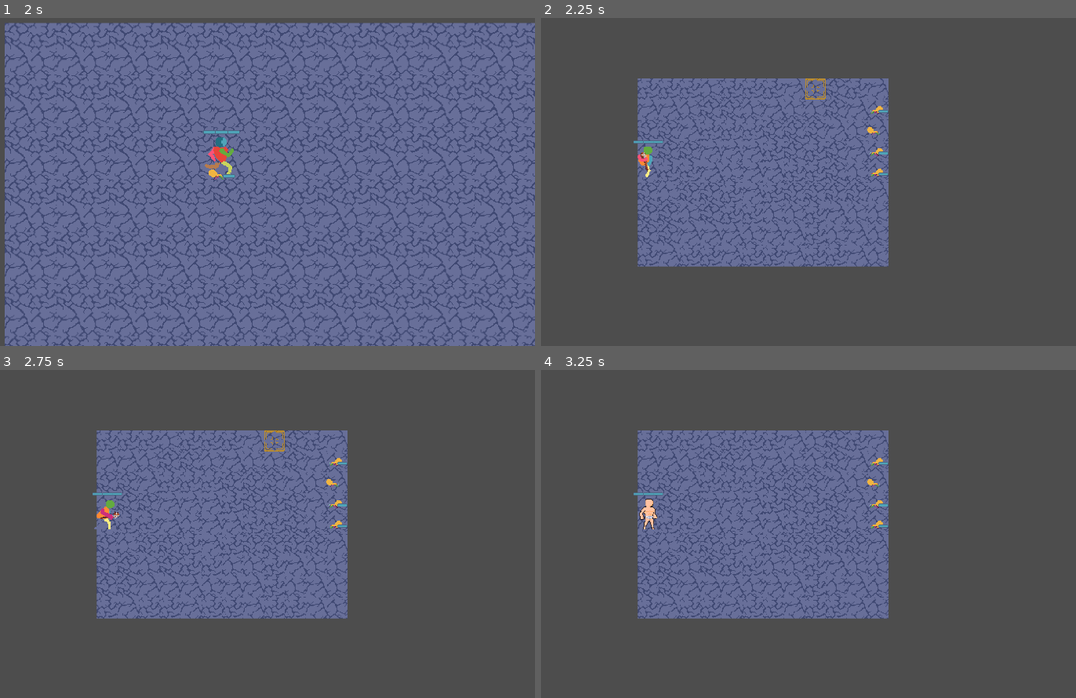
Above: before the commit, frames 1-4 (two rows, left to right).
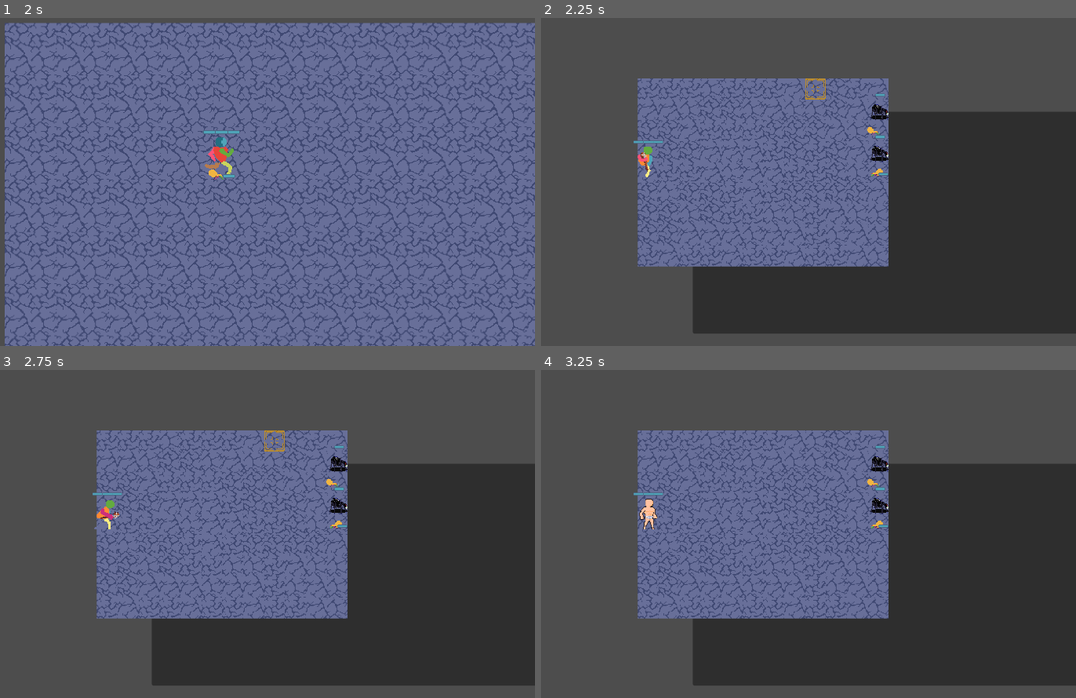
Above: after the commit, the same moments.

Repository: Naitais/battle-and-exploration-mode
Game: Godot game, scene res://scenes/main.tscn
The game is run twice, just before and just after one commit, with the same random seed, the same clock (stepped at 60 frames per second) and the same inputs.
Inputs (mouse positions are in pixels of both pictures, inside the frame that each line leads up to):
- Up to frame 1 (2 s): tap Enter at 0.5 s; move the mouse to (219, 175) at 0.52 s; press the mouse at (219, 175) at 0.53 s; hold D (right) 0.53-1.28 s; move the mouse to (219, 175) at 1.27 s; release the mouse at (219, 175) at 1.28 s; hold S (down) from 1.28 s (still down); click (219, 175) at 1.35 s
- Up to frame 2 (2.25 s): move the mouse to (824, 93) at 2.02 s; release S (down) at 2.03 s; press the mouse at (824, 93) at 2.03 s; hold D (right) from 2.03 s (still down)
- Up to frame 3 (2.75 s): keep holding D (right)
- Up to frame 4 (3.25 s): release D (right) at 2.75 s; release the mouse at (824, 445) at 2.75 s; click (931, 573) at 2.77 s

Frame 1 is identical in both runs. In frame 2, 31% of the frame differs, in the area x 28-100%, y 23-97%; in frame 3, 31%; in frame 4, 31%.

Commit message:
working on turn logic in combat state

Diff:
--- a/mob_pack.gd
+++ b/mob_pack.gd
@@ -17,9 +17,8 @@
 #venomweaver
 
 var mobs_and_paths: Dictionary = {
-	"spider": "res://scenes/spiderling.tscn",
+	"spider": "res://scenes/spider.tscn",
 	"spiderling": "res://scenes/spiderling.tscn",
-	"goblin": "res://scenes/spiderling.tscn"
 	}
 
 # Called when the node enters the scene tree for the first time.
@@ -30,7 +29,7 @@
 	#print("mobpack roaming mob ",roaming_mob)
 	#print("mobpack mobs ",instantiated_mobs)
 # Called every frame. 'delta' is the elapsed time since the previous frame.
-func _process(delta):
+func _process(_delta):
 
 	if GlobalVar.exploration_mode:
 		set_ui_position()
--- /dev/null
+++ b/scenes/Button.gd
@@ -0,0 +1,13 @@
+extends Button
+
+# Called when the node enters the scene tree for the first time.
+func _ready():
+	pass # Replace with function body.
+
+# Called every frame. 'delta' is the elapsed time since the previous frame.
+func _process(delta):
+	pass
+
+
+func _on_pressed():
+	pass # Replace with function body.
--- a/scenes/game_world.tscn
+++ b/scenes/game_world.tscn
@@ -6,6 +6,7 @@
 [ext_resource type="PackedScene" uid="uid://kgtxgpf05tf7" path="res://scenes/ui.tscn" id="5_idnic"]
 [ext_resource type="Script" path="res://scripts/ui.gd" id="6_ex5rh"]
 [ext_resource type="Script" path="res://scripts/combat_mode_state.gd" id="6_l5yep"]
+[ext_resource type="Script" path="res://scenes/Button.gd" id="7_2vjqv"]
 
 [node name="gameWorld" type="Node2D"]
 script = ExtResource("1_e2akv")
@@ -30,3 +31,12 @@
 [node name="mobPacks" type="Node2D" parent="."]
 
 [node name="combatMobsContainer" type="Node2D" parent="."]
+
+[node name="Button" type="Button" parent="."]
+offset_left = 84.0
+offset_top = 51.0
+offset_right = 809.0
+offset_bottom = 391.0
+script = ExtResource("7_2vjqv")
+
+[connection signal="pressed" from="Button" to="StateMachine/CombatModeState" method="_on_button_pressed"]
--- a/scenes/player.tscn
+++ b/scenes/player.tscn
@@ -10,6 +10,7 @@
 [ext_resource type="Script" path="res://scripts/attack_state.gd" id="8_b6fae"]
 [ext_resource type="Script" path="res://scripts/move_state.gd" id="9_o5los"]
 [ext_resource type="Script" path="res://scripts/hurt_state.gd" id="10_ffmv8"]
+[ext_resource type="Script" path="res://scripts/pathfind_state.gd" id="11_8msbo"]
 [ext_resource type="PackedScene" uid="uid://3irbhf3kcg6a" path="res://scenes/hitpoints_container.tscn" id="12_h5lg5"]
 [ext_resource type="PackedScene" uid="uid://crgass4c8kjy0" path="res://scenes/empty_hitpoints_container.tscn" id="13_nkxty"]
 
@@ -481,6 +482,10 @@
 animation_name = "take_damage"
 hitpoints_container = NodePath("../../hitpoints_container")
 
+[node name="PathfindState" type="Node" parent="StateMachine" index="4" node_paths=PackedStringArray("actor")]
+script = ExtResource("11_8msbo")
+actor = NodePath("../..")
+
 [node name="empty_hitpoints_container" parent="." index="8" node_paths=PackedStringArray("actor", "empty_hitpoints_container") instance=ExtResource("13_nkxty")]
 offset_left = -24.0
 offset_top = -49.0
--- a/scenes/spider.tscn
+++ b/scenes/spider.tscn
@@ -287,7 +287,7 @@
 [node name="spider" instance=ExtResource("1_4igrd")]
 position = Vector2(-2, -27)
 max_hitpoints = 1
-hitpoints = 2
+hitpoints = 1
 speed = 15
 type = " arachnid"
 
--- a/scenes/spiderling.tscn
+++ b/scenes/spiderling.tscn
@@ -7,6 +7,72 @@
 [sub_resource type="CapsuleShape2D" id="CapsuleShape2D_c2ml3"]
 radius = 1.0
 height = 16.0
+
+[sub_resource type="Animation" id="Animation_q1xqn"]
+length = 0.001
+tracks/0/type = "value"
+tracks/0/imported = false
+tracks/0/enabled = true
+tracks/0/path = NodePath("AnimatedSprite2D:animation")
+tracks/0/interp = 1
+tracks/0/loop_wrap = true
+tracks/0/keys = {
+"times": PackedFloat32Array(0),
+"transitions": PackedFloat32Array(1),
+"update": 1,
+"values": [&"idle"]
+}
+tracks/1/type = "value"
+tracks/1/imported = false
+tracks/1/enabled = true
+tracks/1/path = NodePath("AnimatedSprite2D:frame")
+tracks/1/interp = 1
+tracks/1/loop_wrap = true
+tracks/1/keys = {
+"times": PackedFloat32Array(0),
+"transitions": PackedFloat32Array(1),
+"update": 1,
+"values": [0]
+}
+tracks/2/type = "value"
+tracks/2/imported = false
+tracks/2/enabled = true
+tracks/2/path = NodePath("AnimatedSprite2D:self_modulate")
+tracks/2/interp = 1
+tracks/2/loop_wrap = true
+tracks/2/keys = {
+"times": PackedFloat32Array(0),
+"transitions": PackedFloat32Array(1),
+"update": 0,
+"values": [Color(1, 1, 1, 1)]
+}
+
+[sub_resource type="Animation" id="Animation_nyiyr"]
+resource_name = "spiderling_basic_attack"
+tracks/0/type = "value"
+tracks/0/imported = false
+tracks/0/enabled = true
+tracks/0/path = NodePath("AnimatedSprite2D:animation")
+tracks/0/interp = 1
+tracks/0/loop_wrap = true
+tracks/0/keys = {
+"times": PackedFloat32Array(0),
+"transitions": PackedFloat32Array(1),
+"update": 1,
+"values": [&"idle"]
+}
+tracks/1/type = "value"
+tracks/1/imported = false
+tracks/1/enabled = true
+tracks/1/path = NodePath("AnimatedSprite2D:frame")
+tracks/1/interp = 1
+tracks/1/loop_wrap = true
+tracks/1/keys = {
+"times": PackedFloat32Array(0),
+"transitions": PackedFloat32Array(1),
+"update": 1,
+"values": [0]
+}
 
 [sub_resource type="Animation" id="Animation_ju61k"]
 resource_name = "take_damage"
@@ -47,72 +113,6 @@
 "values": [Color(1, 1, 1, 1), Color(1, 0, 0, 1), Color(1, 1, 1, 1), Color(1, 0, 0, 1), Color(1, 1, 1, 1)]
 }
 
-[sub_resource type="Animation" id="Animation_q1xqn"]
-length = 0.001
-tracks/0/type = "value"
-tracks/0/imported = false
-tracks/0/enabled = true
-tracks/0/path = NodePath("AnimatedSprite2D:animation")
-tracks/0/interp = 1
-tracks/0/loop_wrap = true
-tracks/0/keys = {
-"times": PackedFloat32Array(0),
-"transitions": PackedFloat32Array(1),
-"update": 1,
-"values": [&"idle"]
-}
-tracks/1/type = "value"
-tracks/1/imported = false
-tracks/1/enabled = true
-tracks/1/path = NodePath("AnimatedSprite2D:frame")
-tracks/1/interp = 1
-tracks/1/loop_wrap = true
-tracks/1/keys = {
-"times": PackedFloat32Array(0),
-"transitions": PackedFloat32Array(1),
-"update": 1,
-"values": [0]
-}
-tracks/2/type = "value"
-tracks/2/imported = false
-tracks/2/enabled = true
-tracks/2/path = NodePath("AnimatedSprite2D:self_modulate")
-tracks/2/interp = 1
-tracks/2/loop_wrap = true
-tracks/2/keys = {
-"times": PackedFloat32Array(0),
-"transitions": PackedFloat32Array(1),
-"update": 0,
-"values": [Color(1, 1, 1, 1)]
-}
-
-[sub_resource type="Animation" id="Animation_nyiyr"]
-resource_name = "spiderling_basic_attack"
-tracks/0/type = "value"
-tracks/0/imported = false
-tracks/0/enabled = true
-tracks/0/path = NodePath("AnimatedSprite2D:animation")
-tracks/0/interp = 1
-tracks/0/loop_wrap = true
-tracks/0/keys = {
-"times": PackedFloat32Array(0),
-"transitions": PackedFloat32Array(1),
-"update": 1,
-"values": [&"idle"]
-}
-tracks/1/type = "value"
-tracks/1/imported = false
-tracks/1/enabled = true
-tracks/1/path = NodePath("AnimatedSprite2D:frame")
-tracks/1/interp = 1
-tracks/1/loop_wrap = true
-tracks/1/keys = {
-"times": PackedFloat32Array(0),
-"transitions": PackedFloat32Array(1),
-"update": 1,
-"values": [0]
-}
-
 [sub_resource type="AnimationLibrary" id="AnimationLibrary_qf6fe"]
 _data = {
 "RESET": SubResource("Animation_q1xqn"),
--- a/scripts/TileMap.gd
+++ b/scripts/TileMap.gd
@@ -2,11 +2,11 @@
 
 var grid_x: int = 12
 var grid_y: int = 9
-var selected_tile
-var map_dictionary = {}
+var selected_tile: Vector2
+var map_dictionary: Dictionary = {}
 
 func _ready():
-
+	GlobalVar.combat_map = self
 	for x in grid_x:
 		for y in grid_y:
 			map_dictionary[str(Vector2(x,y))] = { #get a dic with x and y pos of all grass type tiles
@@ -15,6 +15,7 @@
 			#set_cell(0, Vector2(x, y), 3, Vector2i(0,0), 0)
 
 func _process(_delta):
+
 	selected_tile = local_to_map(get_global_mouse_position())  #get mouse pos
 	#print(selected_tile)
 	#print(player)
--- a/scripts/attack_state.gd
+++ b/scripts/attack_state.gd
@@ -30,7 +30,7 @@
 	#cuando se sale se pone false
 	set_physics_process(false)
 
-func _physics_process(delta):
+func _physics_process(_delta):
 	animation_player.play(animation_name)
 	actor.velocity.x = 0
 	actor.velocity.y = 0
--- a/scripts/baseEntity.gd
+++ b/scripts/baseEntity.gd
@@ -43,7 +43,7 @@
 @export var max_hitpoints: int = 1
 @export var hitpoints: int = max_hitpoints
 
-@export var initiative: int = 10
+@export var initiative: int = level
 
 #game logic stats
 @export var speed: int = 40
@@ -82,6 +82,7 @@
 #ENTIDADES
 #var entities = get_tree().get_nodes_in_group("entities")
 var attacker: CharacterBody2D
+var playing_turn: bool = false
 
 func _process(_delta):
 	pass
--- a/scripts/cave_combat_map.gd
+++ b/scripts/cave_combat_map.gd
@@ -7,7 +7,7 @@
 	detect_teams = true
 
 # Called every frame. 'delta' is the elapsed time since the previous frame.
-func _process(delta):
+func _process(_delta):
 	pass
 
 func _on_entities_involved_in_combat_body_entered(body):
@@ -24,7 +24,7 @@
 		GlobalVar.red_team.append(body)
 		body.entity_info["team_tag"] = "red"
 
-func _on_red_team_area_body_exited(body):
+func _on_red_team_area_body_exited(_body):
 	pass # Replace with function body.
 
 #detects entities in BLUE TEAM
@@ -34,5 +34,5 @@
 		GlobalVar.blue_team.append(body)
 		body.entity_info["team_tag"] = "blue"
 
-func _on_blue_team_area_body_exited(body):
+func _on_blue_team_area_body_exited(_body):
 	pass # Replace with function body.
--- a/scripts/chase_state.gd
+++ b/scripts/chase_state.gd
@@ -18,7 +18,7 @@
 	#cuando se sale se pone false
 	set_physics_process(false)
 
-func _physics_process(delta):
+func _physics_process(_delta):
 	var direction = GlobalVar.player.global_position - actor.global_position
 	#actor.global_position += (GlobalVar.player.global_position - actor.global_position)/actor.speed
 	#if direction.length() > 25:
--- a/scripts/combat_mode_state.gd
+++ b/scripts/combat_mode_state.gd
@@ -5,9 +5,11 @@
 @export var combat_mobs_container: Node2D
 var cave_combat_map = load("res://scenes/cave_combat_map.tscn").instantiate()
 var entities_in_combat: Array = GlobalVar.entities_in_combat
+var current_entity_turn: CharacterBody2D
+var i: int = 0
 
 # var for while which controls mobs spawned
-var i: int = 0
+var r: int = 0
 
 signal exploration_mode_active
 signal combat_mode_active
@@ -15,38 +17,42 @@
 func spawn_entities_in_combat_map():
 	game_world.player.position = game_world.combat_map.map_to_local(Vector2(0, 4))
 
-	#get the mob_pack involved in combat
-	var mobs: Array = GlobalVar.mob_pack_involved_in_combat.instantiated_mobs
+	#reset i
+	i = 0
+	#get the mob_pack involved in combat IF there are mobs in the global array
+	if GlobalVar.mob_pack_involved_in_combat.instantiated_mobs.size()>0:
+		var mobs: Array = GlobalVar.mob_pack_involved_in_combat.instantiated_mobs
 
-	while i != mobs.size():
-		for mob in mobs:
-			var combat_mob = mob
+		while i != mobs.size():
+			for mob in mobs:
+				var combat_mob = mob
 
-			#if mob already has a parent, do not add it again
-			if combat_mob.get_parent() == null:
-				combat_mobs_container.add_child(combat_mob)
-			i += 1
-			#create logic which sets in a position not occupied randi() % 11
-			#for now it is just in order of i variable
-			combat_mob.position = game_world.combat_map.map_to_local(Vector2(11, i))
+				#if mob already has a parent, do not add it again
+				if combat_mob.get_parent() == null:
+					combat_mobs_container.add_child(combat_mob)
+				i += 1
+				#create logic which sets in a position not occupied randi() % 11
+				#for now it is just in order of i variable
+				combat_mob.position = game_world.combat_map.map_to_local(Vector2(11, i))
 
 func compare_entities(a, b):
 	return a.entity_info["initiative"] > b.entity_info["initiative"]
 
 func get_turn_order():
 	GlobalVar.entities_in_combat.sort_custom(compare_entities)
-	print("TERMINA PRINT   ",GlobalVar.entities_in_combat)
 
-# Define a custom comparison function to compare entities based on initiative
+func play_turn():
+	if GlobalVar.entities_in_combat.size() > 0:
 
-
-func combat_start():
-	pass
+		print(GlobalVar.entities_in_combat[0])
+		for entity in GlobalVar.entities_in_combat:
+			if entity.playing_turn:
+				print("turn action ", entity)
 
 func _ready():
 	#con esto hago que este desactivado el fisics prouces
 	set_physics_process(false)
-
+	OS.delay_msec(500)
 
 func _enter_state() -> void:
 	#solo se activa cuando entro al state wander
@@ -54,14 +60,21 @@
 	#if already has a parent, do not add it again
 	if cave_combat_map.get_parent() == null:
 		game_world.add_child.call_deferred(cave_combat_map)
+
 	set_physics_process(true)
 
 func _exit_state() -> void:
 	#cuando se sale se pone false
 	set_physics_process(false)
 
-func _physics_process(delta):
+func _physics_process(_delta):
 
 	#game_world.remove_child(game_world.mob_pack)
 	spawn_entities_in_combat_map()
 	get_turn_order()
+	play_turn()
+
+
+func _on_button_pressed():
+	GlobalVar.entities_in_combat[r].turn_end = true
+	r+=1
--- a/scripts/empty_hitpoints_container.gd
+++ b/scripts/empty_hitpoints_container.gd
@@ -8,6 +8,6 @@
 		var empty_hitpoint = load("res://scenes/empty_hitpoint.tscn").instantiate()
 		empty_hitpoints_container.add_child(empty_hitpoint)
 
-func _process(delta):
+func _process(_delta):
 	if GlobalVar.exploration_mode == false and GlobalVar.combat_mode:
 		visible = false
--- a/scripts/exploration_map.gd
+++ b/scripts/exploration_map.gd
@@ -11,5 +11,5 @@
 func _ready():
 	#create_unique_mob_pack()
 	pass
-func _process(delta):
+func _process(_delta):
 	pass
--- a/scripts/exploration_mode_state.gd
+++ b/scripts/exploration_mode_state.gd
@@ -41,5 +41,5 @@
 		game_world.remove_child(exploration_map)
 
 
-func _physics_process(delta):
+func _physics_process(_delta):
 	pass
--- a/scripts/gameWorld.gd
+++ b/scripts/gameWorld.gd
@@ -24,7 +24,7 @@
 	add_child(player)
 	create_unique_mob_pack()
 
-func _process(delta):
+func _process(_delta):
 	if GlobalVar.combat_mode and GlobalVar.exploration_mode == false:
 		combat_mode_state.combat_mode_active.emit()
 
--- a/scripts/globalVar.gd
+++ b/scripts/globalVar.gd
@@ -6,14 +6,20 @@
 var entities = null
 var player: CharacterBody2D
 var exploration_mode: bool = true
-var combat_mode: bool
+
 var created_mob_packs: Array = []
-var mob_pack_involved_in_combat: Node
+
 var instantiated_mobs: Array
 var roaming_mob: CharacterBody2D
+
+#COMBAT VARIABLES
+var combat_mode: bool
+var mob_pack_involved_in_combat: Node
 var entities_in_combat: Array = []
 var red_team: Array = []
 var blue_team: Array = []
+var turn_end: bool
+var combat_map: TileMap
 
 #in the futurre I will need a globalvar for different things such as managing spawned mob packs
 #this array stores every spawned mob_pack so that when a combat starts, it will get a specific mob_pack
@@ -21,5 +27,4 @@
 
 func _physics_process(_delta):
 
-
 	pass
--- a/scripts/hurt_state.gd
+++ b/scripts/hurt_state.gd
@@ -21,8 +21,6 @@
 		if actor.attacker.name != 'player':
 			#save mob_pack
 			GlobalVar.mob_pack_involved_in_combat = actor.attacker.get_parent()
-			#removing roaming mob so i can add it later somewhere else
-			remove_child(actor.attacker)
 
 		#when the attacker is the player, then the mob_pack is the parent of
 		#current actor taking damage
@@ -49,7 +47,7 @@
 	#cuando se sale se pone false
 	set_physics_process(false)
 
-func _physics_process(delta):
+func _physics_process(_delta):
 	animation_player.play("take_damage")
 	#if $AnimationPlayer.current_animation == animation_name:
 	await animation_player.animation_finished
--- a/scripts/idle_state.gd
+++ b/scripts/idle_state.gd
@@ -19,7 +19,7 @@
 	#cuando se sale se pone false
 	set_physics_process(false)
 
-func _physics_process(delta):
+func _physics_process(_delta):
 	animator.play("idle")
 	actor.velocity.x = 0
 	actor.velocity.y = 0
--- a/scripts/mob.gd
+++ b/scripts/mob.gd
@@ -84,7 +84,6 @@
 	manage_mob_pack_tooltip_ui()
 
 func _on_objective_detection_area_body_entered(body):
-	print(body)
 	#emito señales para que se cambie el estado de la state machine
 	if body == GlobalVar.player:
 		wander_state.objective_found.emit()
--- a/scripts/move_state.gd
+++ b/scripts/move_state.gd
@@ -3,7 +3,6 @@
 
 @export var actor = Entity
 @export var animated_sprite: AnimatedSprite2D
-
 
 signal movement_key_pressed
 signal player_not_moving
@@ -27,24 +26,28 @@
 	player_movement(delta)
 
 func player_movement(_delta):
-	if Input.is_action_pressed("up"):
-		actor.velocity.y = -actor.speed
-		actor.velocity.x = 0
-	elif Input.is_action_pressed("down"):
-		actor.velocity.y = actor.speed
-		actor.velocity.x = 0
-	elif Input.is_action_pressed("left"):
-		actor.velocity.x = -actor.speed
-		actor.velocity.y = 0
-		animated_sprite.flip_h = true
-	elif Input.is_action_pressed("right"):
-		#current_state = States.MOVE
-		actor.velocity.x = actor.speed
-		actor.velocity.y = 0
-		animated_sprite.flip_h = false
+	if GlobalVar.exploration_mode:
+		if Input.is_action_pressed("up"):
+			actor.velocity.y = -actor.speed
+			actor.velocity.x = 0
+		elif Input.is_action_pressed("down"):
+			actor.velocity.y = actor.speed
+			actor.velocity.x = 0
+		elif Input.is_action_pressed("left"):
+			actor.velocity.x = -actor.speed
+			actor.velocity.y = 0
+			animated_sprite.flip_h = true
+		elif Input.is_action_pressed("right"):
+			#current_state = States.MOVE
+			actor.velocity.x = actor.speed
+			actor.velocity.y = 0
+			animated_sprite.flip_h = false
 
-	else:
+		else:
+			player_not_moving.emit()
+			actor.velocity.x = 0
+			actor.velocity.y = 0
 
-		player_not_moving.emit()
-		actor.velocity.x = 0
-		actor.velocity.y = 0
+	elif GlobalVar.combat_mode:
+
+		pass
--- /dev/null
+++ b/scripts/pathfind_state.gd
@@ -0,0 +1,36 @@
+class_name  PathfindState
+extends State
+
+@export var actor: CharacterBody2D
+var astargrid = AStarGrid2D.new()
+
+signal create_pathfind
+
+func set_astargrid():
+	#PATHFINDING display players movement path
+	astargrid.region = Rect2i(0, 0, 12, 9)
+	astargrid.cell_size = Vector2i(32, 32)
+	#seteo movimiento sin diagonales
+	astargrid.diagonal_mode = AStarGrid2D.DIAGONAL_MODE_NEVER
+	astargrid.update()
+
+func get_pathfinding(initial_pos, final_pos):
+	#creo el path
+	var path = astargrid.get_id_path(initial_pos, final_pos)
+	return path
+
+func _ready():
+	#con esto hago que este desactivado el fisics prouces
+	set_physics_process(false)
+	set_astargrid()
+
+func _enter_state() -> void:
+	#solo se activa cuando entro al state wander
+	set_physics_process(true)
+
+func _exit_state() -> void:
+	#cuando se sale se pone false
+	set_physics_process(false)
+
+func _physics_process(_delta):
+	print(get_pathfinding(actor.global_position, actor.get_global_mouse_position()))
--- a/scripts/player.gd
+++ b/scripts/player.gd
@@ -6,6 +6,8 @@
 @onready var attack_state = $StateMachine/AttackState as AttackState
 @onready var move_state = $StateMachine/MoveState as MoveState
 @onready var hurt_state = $StateMachine/HurtState as HurtState
+@onready var pathfind_state = $StateMachine/PathfindState as PathfindState
+
 #@onready var game_mode_state = $StateMachine/GameModeState as GameModeState
 
 func _ready():
@@ -17,6 +19,7 @@
 	attack_state.basic_attack_animation_finished.connect(state_machine.change_state.bind(idle_state))
 	hurt_state.damage_taken.connect(state_machine.change_state.bind(hurt_state))
 	hurt_state.damage_taken_finished.connect(state_machine.change_state.bind(idle_state))
+	pathfind_state.create_pathfind.connect(state_machine.change_state.bind(idle_state))
 	#hurt_state.combat_mode_started.connect(state_machine.change_state.bind(game_mode_state))
 
 	#set type of entity when added
@@ -37,7 +40,7 @@
 				if character == key_pressed.to_lower():
 					move_state.movement_key_pressed.emit()
 
-func _physics_process(delta: float) -> void:
+func _physics_process(_delta: float) -> void:
 	if GlobalVar.exploration_mode:
 		move_and_slide()
 		basic_attack()
@@ -48,7 +51,7 @@
 	if Input.is_action_pressed("left_click"):
 		attack_state.execute_basic_attack.emit()
 
-func _on_animation_player_animation_finished(basic_attack_animation_name):
+func _on_animation_player_animation_finished(_basic_attack_animation_name):
 	attack_state.basic_attack_animation_finished.emit()
 
 func _on_hurtbox_area_entered(hitbox):
--- a/scripts/ui.gd
+++ b/scripts/ui.gd
@@ -12,5 +12,5 @@
 
 
 # Called every frame. 'delta' is the elapsed time since the previous frame.
-func _process(delta):
+func _process(_delta):
 	pass
--- /dev/null
+++ b/test.gd
@@ -0,0 +1,30 @@
+extends Node2D
+
+var list: Array = [1,0,0,0,0,0,0]
+var r: int = 0
+# Called when the node enters the scene tree for the first time.
+
+func set_true():
+	for i in list:
+		if i != 0:
+			print("turn action", i)
+
+
+func _process(delta):
+	set_true()
+
+func _on_button_pressed():
+	print(list.size()-1)
+	print("antes de sumar",r)
+	if r < list.size()-1:
+		list[r] = 0
+		list[r+1] = r+1
+
+		r +=1
+		print("despues de sumar",r)
+	else:
+		r = 0
+		for i in list:
+			i = 0
+		list[0] = 1
+		print("termino ronda y reseteo")
--- /dev/null
+++ b/test_delete.tscn
@@ -0,0 +1,14 @@
+[gd_scene load_steps=2 format=3 uid="uid://b64nct067guan"]
+
+[ext_resource type="Script" path="res://test.gd" id="1_h86x1"]
+
+[node name="Node2D" type="Node2D"]
+script = ExtResource("1_h86x1")
+
+[node name="Button" type="Button" parent="."]
+offset_left = 234.0
+offset_top = 118.0
+offset_right = 348.0
+offset_bottom = 193.0
+
+[connection signal="pressed" from="Button" to="." method="_on_button_pressed"]
Not shown: 1 places in scenes/game_world.tscn that only renumber resources
Not shown: 1 places in scenes/player.tscn that only renumber resources
